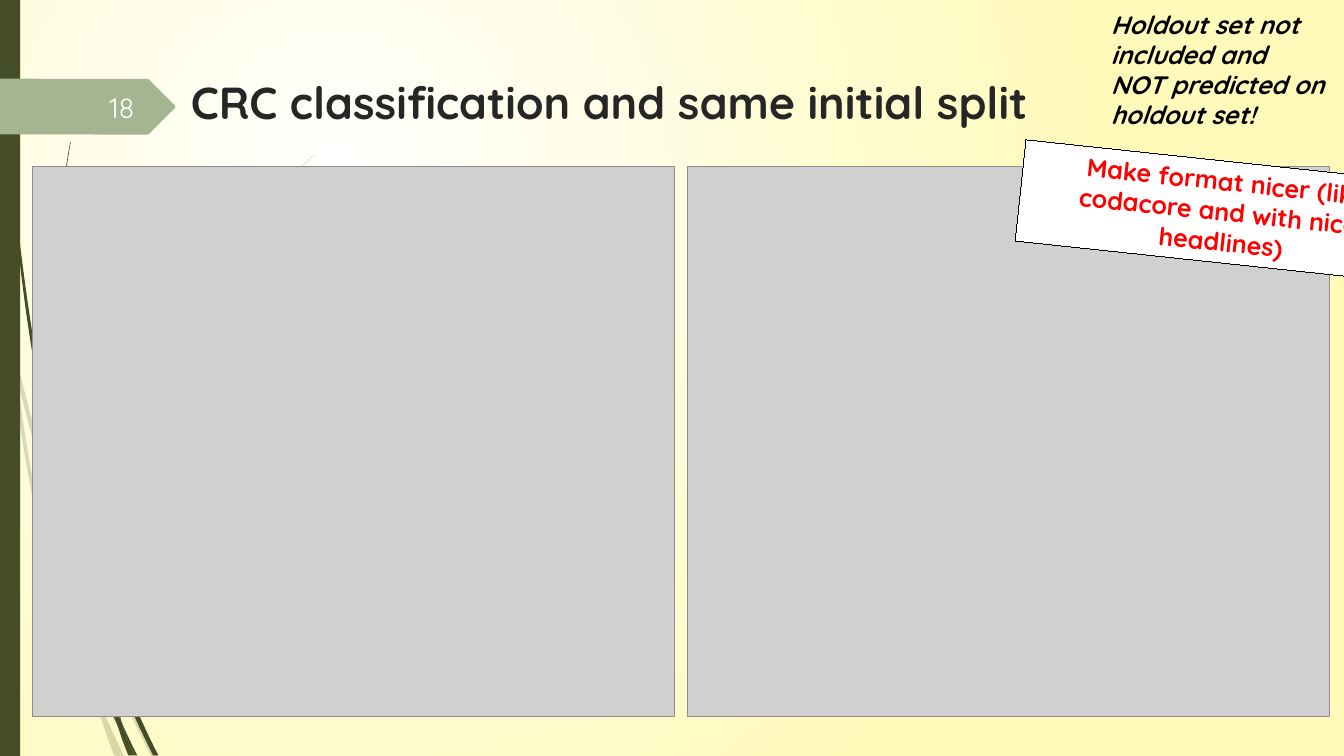
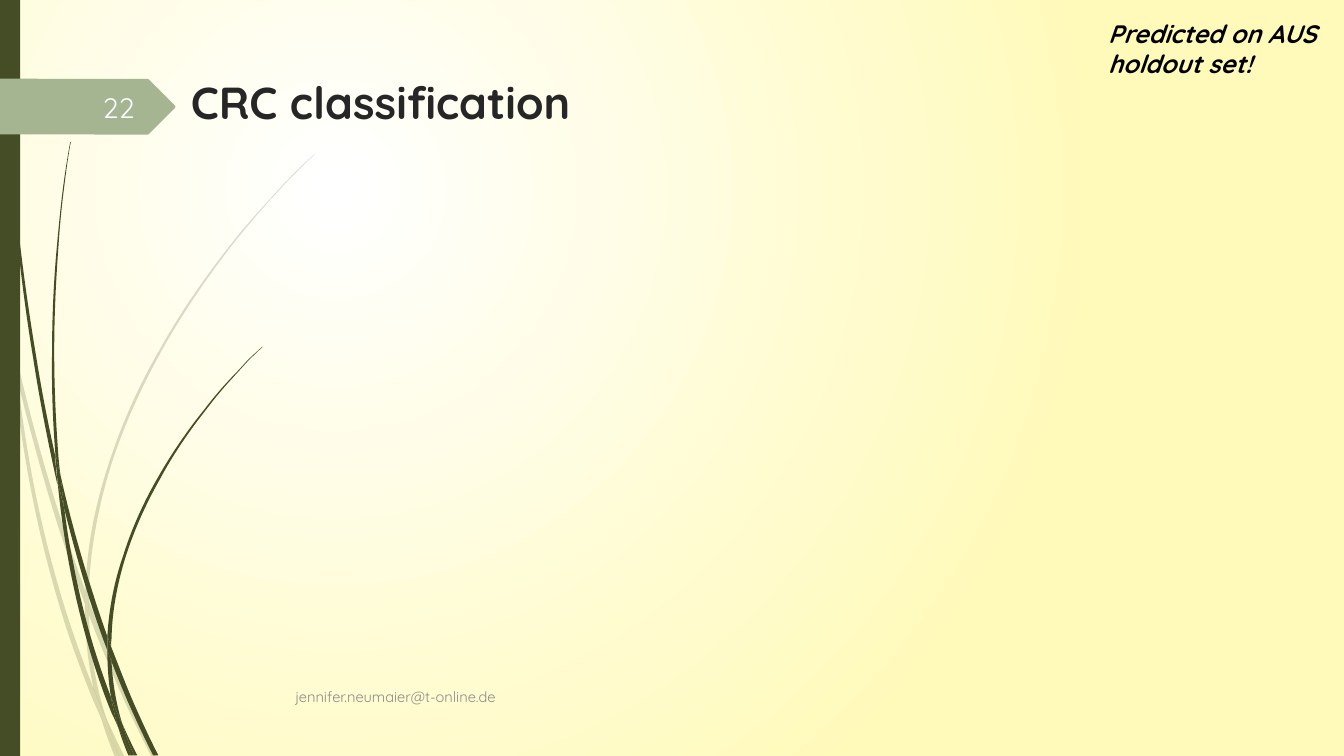
Before and after one commit to JenniferNeumaier/ml_coda, a slide deck: slide 22 of doc/Project_structure_notes.pptx (slide 18 before the commit). Drawn at 1344x756 pixels with LibreOffice and Linux fonts; fonts in the diff are those of the drawing; grey boxes stand for pictures. Boxes give left, top, right and bottom in pixels: in the first picture for what was removed or moved away, otherwise in the second. Text is boxed around its words. In the diff, an @@ line names an element or a change of style, - is before the commit and + after.

```diff
--- a/doc/Project_structure_notes.pptx
+++ b/doc/Project_structure_notes.pptx
@@ text added at box(1108, 24, 1316, 74), 18 pt, text #000000, bold, italic @@
+Predicted on AUS holdout set!
@@ text removed at box(1111, 15, 1324, 125) @@
-Holdout set not included and
-NOT predicted on holdout set!
@@ title at box(191, 86, 570, 120): text changed @@
-CRC classification and same initial split
+CRC classification
@@ page number at box(103, 98, 135, 118): text changed @@
-18
+22
@@ rectangle removed at box(1015, 140, 1344, 285) @@
-Make format nicer (like codacore and with nicer headlines)
@@ picture removed at box(33, 166, 676, 717) @@
@@ picture removed at box(688, 166, 1330, 717) @@
@@ freeform shape added at box(85, 591, 89, 615), fill #444D26 at 20% opacity @@
@@ group added at box(55, 347, 262, 661): 4 freeform shapes @@
@@ text added at box(295, 691, 495, 705), 10.5 pt, text #8C8C8C @@
+jennifer.neumaier@t-online.de
```
Also in this commit, not shown: 21 other slides changed, 5 slides added, 47 other files.
